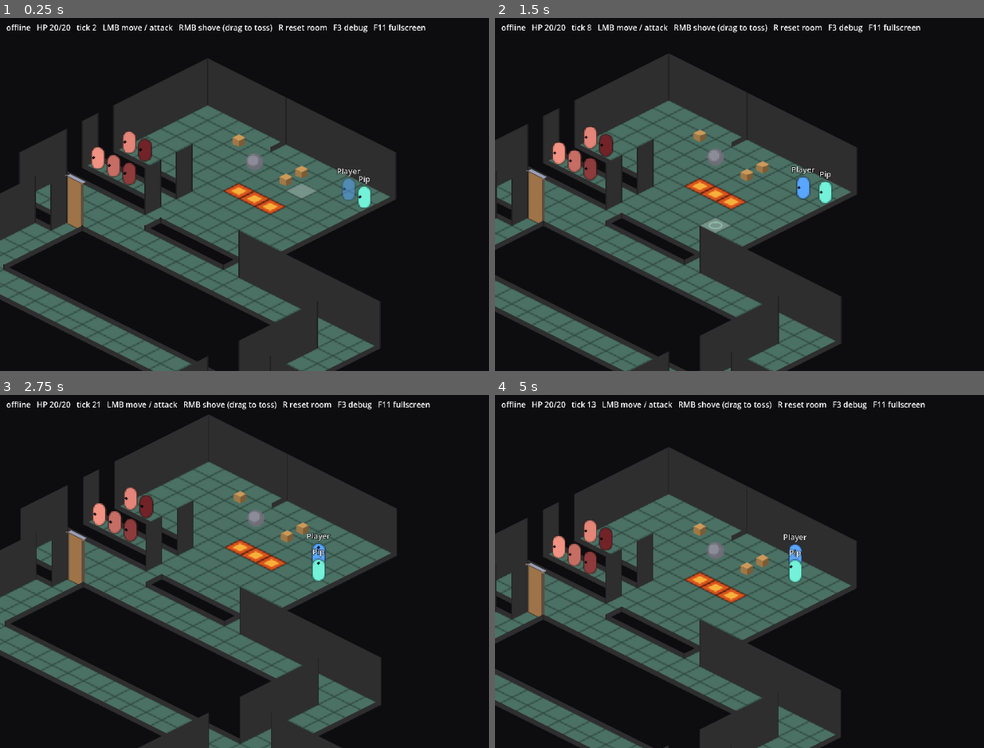
Above: before the commit, frames 1-4 (two rows, left to right).
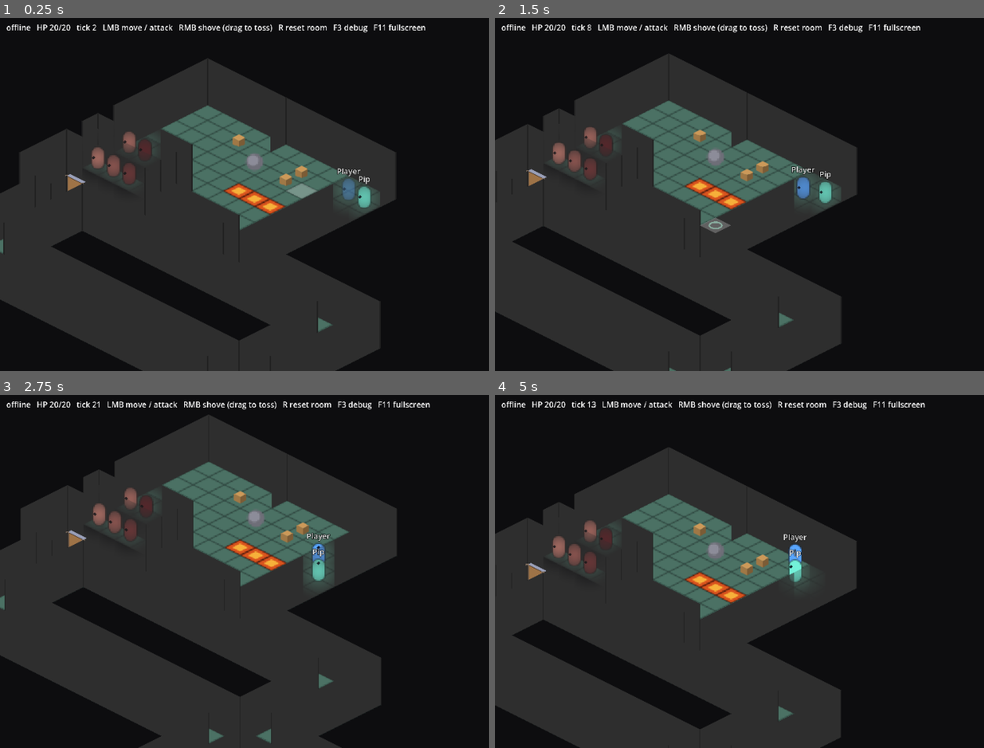
Above: after the commit, the same moments.

Repository: jeff-thinklightn-ing/psykinetic
Game: Godot game, scene res://main.tscn
Two runs of this game, one before a commit and one after it. Both use one fixed random seed, a clock stepped at 60 frames per second and the inputs below.
Inputs (mouse positions are in pixels of both pictures, inside the frame that each line leads up to):
- Up to frame 1 (0.25 s): no input
- Up to frame 2 (1.5 s): move the mouse to (944, 176) at 0.52 s; tap R at 0.6 s; click (944, 176) at 0.67 s; drag from (680, 212) to (778, 265) at 1.27 s
- Up to frame 3 (2.75 s): move the mouse to (376, 493) at 2.02 s; tap 9 at 2.1 s; click (376, 493) at 2.17 s
- Up to frame 4 (5 s): drag from (778, 642) to (622, 518) at 2.77 s; move the mouse to (outside the picture) at 3.52 s; tap R at 3.6 s; click (outside the picture) at 3.67 s; drag from (622, 518) to (715, 483) at 4.27 s

The runs differ from the first frame. In frame 1, 21% of the frame differs, in the area x 0-80%, y 27-100%; in frame 2, 20%; in frame 3, 22%, in the area x 0-80%, y 21-100%; in frame 4, 19%.

Commit message:
occlusion windows: every wall full height, a creature behind a face shows through a soft cutout in it (shader per face, 8 centres); stub rule removed

Diff:
--- a/main.gd
+++ b/main.gd
@@ -209,6 +209,8 @@
 @onready var toss_aim: Line2D = $TossAim
 ## The map as parsed once at start: floor, fire, edges (see Terrain).
 var _terrain: Dictionary = {}
+## Every wall face, for the occlusion windows.
+var _walls: Array[WallEdge] = []
 
 
 func _ready() -> void:
@@ -286,6 +288,7 @@
 	cursor.visible = World.is_walkable(tile)
 	cursor.position = Iso.tile_to_local(tile)
 	_retarget_held()
+	_update_occlusion_windows(delta)
 	if debug_overlay.visible:
 		debug_overlay.text = _debug_text()
 	_update_toss_aim()
@@ -387,6 +390,31 @@
 		_move_click(player, tile)
 
 
+## Every creature sprite on screen, as the walls want it (see
+## WallEdge.update_cutouts): its centre and extent in the YSort's space and
+## the y it sorts by. Walls drawn in front of a sprite open a window on it.
+func _update_occlusion_windows(delta: float) -> void:
+	if DisplayServer.get_name() == "headless":
+		return
+	var creatures: Array[Dictionary] = []
+	for entity in World.get_entities():
+		if not entity.is_creature() or not entity.spawned:
+			continue
+		var sprite := entity.get_node_or_null("Sprite") as Sprite2D
+		if sprite == null:
+			continue
+		var rect := sprite.get_rect()
+		var to_ysort: Transform2D = $YSort.get_global_transform().affine_inverse() * sprite.get_global_transform()
+		creatures.append({
+			"id": entity.get_instance_id(),
+			"center": to_ysort * rect.get_center(),
+			"rect": to_ysort * rect,
+			"y": entity.position.y,
+		})
+	for wall in _walls:
+		wall.update_cutouts(creatures, delta)
+
+
 ## The cursor's point on the ground plane, in the ground layer's space.
 func _mouse_point() -> Vector2:
 	return ground.to_local(get_global_mouse_position())
@@ -556,7 +584,8 @@
 		var wall := WallEdge.new()
 		wall.name = "Wall_%d_%d_%s" % [key.x, key.y, "e" if key.z == Terrain.EAST else "s"]
 		$YSort.add_child(wall)
-		wall.setup(key, kind_at, func(cell: Vector2i) -> bool: return cell in _terrain["floor"], WALL_VALUE)
+		wall.setup(key, kind_at, WALL_VALUE)
+		_walls.append(wall)
 
 
 ## Server: one Door node per door edge, through the spawner so every client
--- /dev/null
+++ b/render/wall_cutout.gdshader
@@ -0,0 +1,32 @@
+// A wall face with soft circular cutouts: wherever a creature stands behind
+// it, the face fades to CUTOUT_FLOOR at the creature's centre and back to
+// opaque at RADIUS, so the creature shows through. Centres are in canvas
+// (world) space, strengths 0..1 as the cutout animates in and out.
+shader_type canvas_item;
+
+const int MAX_CUTOUTS = 8;
+const float CUTOUT_FLOOR = 0.25;
+
+uniform int count = 0;
+uniform float radius = 32.0;
+uniform vec2 centers[8];
+uniform float strengths[8];
+
+varying vec2 world_pos;
+
+void vertex() {
+	world_pos = (MODEL_MATRIX * vec4(VERTEX, 0.0, 1.0)).xy;
+}
+
+void fragment() {
+	float keep = 1.0;
+	for (int i = 0; i < MAX_CUTOUTS; i++) {
+		if (i >= count) {
+			break;
+		}
+		float d = distance(world_pos, centers[i]);
+		float hole = smoothstep(radius, 0.0, d) * strengths[i];
+		keep = min(keep, 1.0 - (1.0 - CUTOUT_FLOOR) * hole);
+	}
+	COLOR.a *= keep;
+}
--- a/render/wall_edge.gd
+++ b/render/wall_edge.gd
@@ -1,22 +1,20 @@
 class_name WallEdge
 extends Node2D
-## One wall edge: a face standing on the cell boundary line, one flat
-## neutral grey (`Main.WALL_VALUE`) whatever way it faces, with no top
-## strip, no end face and nothing drawn on the ground. The top of a wall is
-## where the face ends. The node sits in the Y-sorted layer with the cell on
-## the edge's -x / -y side, a hair nearer the camera, so it is in front of
-## what stands on that cell and behind the next.
+## One wall edge: a face standing on the cell boundary line, full height,
+## one flat neutral grey (`Main.WALL_VALUE`) whatever way it faces, with no
+## top strip, no end face and nothing drawn on the ground. The top of a
+## wall is where the face ends. The node sits in the Y-sorted layer with
+## the cell on the edge's -x / -y side, a hair nearer the camera, so it is
+## in front of what stands on that cell and behind the next.
 ##
-## Height. A wall that would hide floor is a stub a third of a tile tall;
-## one that hides nothing stands full height. A full wall hides the cells
-## straight behind it (toward -x for an east edge, -y for a south edge) for
-## as many cells as it has rows of height, LOOK_BEHIND, so: stub if any of
-## those cells is walkable, full if they are all void or off the map. For a
-## wall with floor directly behind it this is "a wall on a walkable cell's
-## south or east edge is a stub"; walls on the far side of a one-cell void
-## strip, where a thick wall used to be, are stubs too, since the floor
-## beyond is in their shadow. A drawing rule only: the sim knows nothing of
-## it.
+## Occlusion windows. A creature a face is drawn in front of shows through
+## it: the face gets a soft circular cutout centred on the creature's
+## sprite, RADIUS wide, fading the face to a quarter at the centre and
+## back to opaque at the edge (render/wall_cutout.gdshader, one material
+## per face, up to MAX_CUTOUTS centres). A cutout fades in over
+## CUTOUT_SECONDS when the sprite comes to overlap the face and out again
+## when it leaves. Main feeds every wall the creatures each frame
+## (update_cutouts); nothing here reads the sim.
 ##
 ## Corners. Two faces of one value meeting at an L or a T would merge, so
 ## where another wall meets an end of this one at an angle (doors count as
@@ -25,19 +23,23 @@
 
 ## Thickness of a door panel's top, in px (walls have none).
 const STRIP := 4.0
-const STUB_FRACTION := 1.0 / 3.0
 ## How much darker than the face a corner line is.
 const CORNER_STEP := 0.05
-## Cells straight behind a wall that a full-height one would hide: one per
-## row of its height (a cell further back is half a tile height up on screen).
-const LOOK_BEHIND := int(Iso.HEIGHTS["wall"] * 2)
+## Cutout radius in world px: about a tile.
+const RADIUS := float(Iso.TILE_SIZE.x)
+const CUTOUT_SECONDS := 0.15
+const MAX_CUTOUTS := 8
+const SHADER := preload("res://render/wall_cutout.gdshader")
 
 var key := Vector3i.ZERO
-var far_side_floor := false
 ## The face's grey, 0..1.
 var value := 0.18
 ## Per end: whether another wall meets it at an angle.
 var _corner: Array[bool] = [false, false]
+## Creature instance id -> {"center": Vector2, "strength": float, "in": bool}.
+var _cutouts: Dictionary[int, Dictionary] = {}
+## The face's extent in the parent's space, for the overlap test.
+var _bounds := Rect2()
 
 
 # --- Geometry shared with Door ----------------------------------------------
@@ -72,21 +74,6 @@
 	return Iso.height_px("wall")
 
 
-## The stub rule. [param floor_at] says whether a cell is walkable.
-static func is_stub(edge: Vector3i, floor_at: Callable) -> bool:
-	var behind := Vector2i(-1, 0) if edge.z == Terrain.EAST else Vector2i(0, -1)
-	var cell := Vector2i(edge.x, edge.y)
-	for i in LOOK_BEHIND:
-		if floor_at.call(cell):
-			return true
-		cell += behind
-	return false
-
-
-static func height_for(stub: bool) -> float:
-	return Iso.TILE_SIZE.y * STUB_FRACTION if stub else full_height()
-
-
 ## Position of the vertex (shared diamond corner) an edge end sits on, as
 ## the cell whose north corner it is.
 static func vertex_at(edge: Vector3i, end: int) -> Vector2i:
@@ -125,13 +112,20 @@
 
 # --- This edge -----------------------------------------------------------------
 
-func setup(edge: Vector3i, kind_at: Callable, floor_at: Callable, grey: float) -> void:
+func setup(edge: Vector3i, kind_at: Callable, grey: float) -> void:
 	key = edge
 	value = grey
 	position = Iso.tile_to_local(Vector2i(edge.x, edge.y)) + Vector2(0, 0.5)
-	far_side_floor = is_stub(edge, floor_at)
 	for end in 2:
 		_corner[end] = _meets_wall_at(end, kind_at)
+	var ends := endpoints(edge)
+	var up := Vector2(0, -full_height())
+	_bounds = Rect2(position + ends[0], Vector2.ZERO).expand(position + ends[1]) \
+			.expand(position + ends[0] + up).expand(position + ends[1] + up)
+	var material := ShaderMaterial.new()
+	material.shader = SHADER
+	material.set_shader_parameter("radius", RADIUS)
+	self.material = material
 	queue_redraw()
 
 
@@ -148,9 +142,56 @@
 	return false
 
 
+## Once a frame, from Main: [param creatures] are the creature sprites on
+## screen as {"id", "center", "rect", "y"} in the parent's space. A sprite
+## whose rect overlaps this face while the face is drawn in front of it
+## (further down the Y-sort) gets a cutout; it animates in, and out once
+## the overlap ends.
+func update_cutouts(creatures: Array[Dictionary], delta: float) -> void:
+	var seen: Dictionary[int, bool] = {}
+	for creature in creatures:
+		if creature["y"] >= position.y or not _bounds.intersects(creature["rect"]):
+			continue
+		var id: int = creature["id"]
+		seen[id] = true
+		if not _cutouts.has(id):
+			_cutouts[id] = {"center": creature["center"], "strength": 0.0, "in": true}
+		_cutouts[id]["center"] = creature["center"]
+		_cutouts[id]["in"] = true
+	if _cutouts.is_empty():
+		return
+	var step := delta / CUTOUT_SECONDS
+	for id in _cutouts.keys():
+		var cutout: Dictionary = _cutouts[id]
+		if not seen.has(id):
+			cutout["in"] = false
+		cutout["strength"] = move_toward(cutout["strength"], 1.0 if cutout["in"] else 0.0, step)
+		if not cutout["in"] and cutout["strength"] <= 0.0:
+			_cutouts.erase(id)
+	_push_cutouts()
+
+
+## The strongest MAX_CUTOUTS cutouts to the shader.
+func _push_cutouts() -> void:
+	var cutouts := _cutouts.values()
+	cutouts.sort_custom(func(a: Dictionary, b: Dictionary) -> bool: return a["strength"] > b["strength"])
+	var centers := PackedVector2Array()
+	var strengths := PackedFloat32Array()
+	for cutout: Dictionary in cutouts.slice(0, MAX_CUTOUTS):
+		centers.append(cutout["center"])
+		strengths.append(cutout["strength"])
+	var count := centers.size()
+	centers.resize(MAX_CUTOUTS)
+	strengths.resize(MAX_CUTOUTS)
+	var shader_material := material as ShaderMaterial
+	shader_material.set_shader_parameter("count", count)
+	shader_material.set_shader_parameter("centers", centers)
+	shader_material.set_shader_parameter("strengths", strengths)
+
+
 func _draw() -> void:
 	var ends := endpoints(key)
-	var up := Vector2(0, -height_for(far_side_floor))
+	var up := Vector2(0, -full_height())
 	var face := Color(value, value, value)
 	draw_colored_polygon(PackedVector2Array([ends[0], ends[1], ends[1] + up, ends[0] + up]), face)
 	var step := maxf(value - CORNER_STEP, 0.0)
--- a/tests/edge_test.gd
+++ b/tests/edge_test.gd
@@ -36,7 +36,7 @@
 	_test_sight_through_edges()
 	_test_doors()
 	_test_door_breaks()
-	_test_stub_rule()
+	_test_occlusion_windows()
 
 	print("")
 	print("RESULT: %s (%d failed)" % ["PASS" if _failures == 0 else "FAIL", _failures])
@@ -188,23 +188,42 @@
 	_check(stone.hp == 3 and not stone.is_broken(), "a stone door takes nothing (hp %d)" % stone.hp)
 
 
-func _test_stub_rule() -> void:
+func _test_occlusion_windows() -> void:
 	print("
-== drawing: a wall with floor in its shadow is a stub; one with nothing behind it is full height ==")
-	# Floor at (1, 1) and (2, 1) in a void, and a lone cell at (1, 3): a
-	# one-cell void strip (row 2) lies between it and the first.
-	var floor_at := func(cell: Vector2i) -> bool: return cell in [Vector2i(1, 1), Vector2i(2, 1), Vector2i(1, 3)]
-	_check(WallEdge.is_stub(Vector3i(1, 1, Terrain.SOUTH), floor_at), "a walkable cell's south edge: stub")
-	_check(WallEdge.is_stub(Vector3i(2, 1, Terrain.EAST), floor_at), "a walkable cell's east edge: stub")
-	_check(not WallEdge.is_stub(Vector3i(1, 0, Terrain.SOUTH), floor_at), "its north edge, nothing behind: full height")
-	_check(not WallEdge.is_stub(Vector3i(0, 1, Terrain.EAST), floor_at), "its west edge, nothing behind: full height")
-	_check(WallEdge.is_stub(Vector3i(1, 1, Terrain.EAST), floor_at), "a wall between two walkable cells: stub")
-	_check(WallEdge.is_stub(Vector3i(1, 2, Terrain.SOUTH), floor_at), "the near face of a one-cell void strip, floor beyond it: stub")
-	_check(not WallEdge.is_stub(Vector3i(0, 3, Terrain.EAST), floor_at), "the lone cell's west edge, void all the way back: full height")
-	_check(WallEdge.is_stub(Vector3i(1, 7, Terrain.SOUTH), floor_at), "a wall with floor 5 cells behind it, still in its shadow: stub")
-	_check(not WallEdge.is_stub(Vector3i(1, 9, Terrain.SOUTH), floor_at), "a wall %d or more cells past the last floor: full height" % WallEdge.LOOK_BEHIND)
-	_check(WallEdge.height_for(true) < WallEdge.height_for(false) and WallEdge.height_for(false) == Iso.height_px("wall"),
-			"a stub is lower than full height, which is the scale table's wall")
+== drawing: a creature behind a wall face cuts a window in it ==")
+	var wall := WallEdge.new()
+	wall.setup(Vector3i(3, 3, Terrain.SOUTH), func(_key: Vector3i) -> int: return Terrain.Edge.OPEN, 0.18)
+	var shader_material := wall.material as ShaderMaterial
+	_check(shader_material != null and shader_material.shader == WallEdge.SHADER, "each face has its own cutout material")
+	# A sprite standing on the cell behind the face, overlapping it.
+	var behind := {"id": 1, "center": wall.position + Vector2(0, -12), "rect": Rect2(wall.position + Vector2(-6, -30), Vector2(12, 32)), "y": wall.position.y - 1.0}
+	# The same sprite drawn in front of the face (further down the Y-sort).
+	var in_front := {"id": 2, "center": behind["center"], "rect": behind["rect"], "y": wall.position.y + 1.0}
+	# One off to the side, nowhere near the face.
+	var away := {"id": 3, "center": wall.position + Vector2(200, 0), "rect": Rect2(wall.position + Vector2(194, -30), Vector2(12, 32)), "y": wall.position.y - 1.0}
+	var creatures: Array[Dictionary] = [behind, in_front, away]
+	wall.update_cutouts(creatures, WallEdge.CUTOUT_SECONDS * 0.5)
+	var strengths: PackedFloat32Array = shader_material.get_shader_parameter("strengths")
+	_check(shader_material.get_shader_parameter("count") == 1, "only the sprite behind the face and overlapping it gets a cutout (%s)" % shader_material.get_shader_parameter("count"))
+	_check(is_equal_approx(strengths[0], 0.5), "halfway through CUTOUT_SECONDS it is half strength (%.2f)" % strengths[0])
+	_check(shader_material.get_shader_parameter("centers")[0] == behind["center"], "centred on the sprite")
+	wall.update_cutouts(creatures, WallEdge.CUTOUT_SECONDS)
+	strengths = shader_material.get_shader_parameter("strengths")
+	_check(is_equal_approx(strengths[0], 1.0), "then full")
+	var none: Array[Dictionary] = []
+	wall.update_cutouts(none, WallEdge.CUTOUT_SECONDS * 0.5)
+	strengths = shader_material.get_shader_parameter("strengths")
+	_check(shader_material.get_shader_parameter("count") == 1 and is_equal_approx(strengths[0], 0.5), "gone from behind it, the cutout fades out (%.2f)" % strengths[0])
+	wall.update_cutouts(none, WallEdge.CUTOUT_SECONDS)
+	_check(shader_material.get_shader_parameter("count") == 0, "and is removed")
+	var crowd: Array[Dictionary] = []
+	for i in 12:
+		var one := behind.duplicate()
+		one["id"] = 100 + i
+		crowd.append(one)
+	wall.update_cutouts(crowd, 1.0)
+	_check(shader_material.get_shader_parameter("count") == WallEdge.MAX_CUTOUTS, "at most %d cutouts reach the shader" % WallEdge.MAX_CUTOUTS)
+	wall.free()
 
 
 # --- helpers ------------------------------------------------------------------
Not shown, added: render/wall_cutout.gdshader.uid
Not shown, changed: CHANGELOG.md
Not shown, changed: docs/decisions.md
Not shown, changed: docs/design.md
